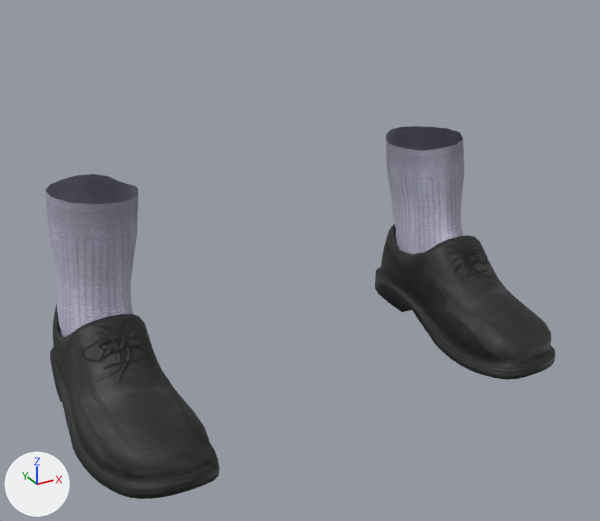
The glTF model app/assets/humans/male/shoes04.glb, before and after one commit.
Both versions are drawn from a 50 mm camera at (-0.374, -0.738, 0.457) aimed at (-0.015, -0.085, 0.131). Arrows for +X, +Y and +Z are at lower left; the lights stay in place. The picture after the commit comes second. Vertices at exactly the same position are counted once.

Objects in the first picture: 'part_shoes04'.
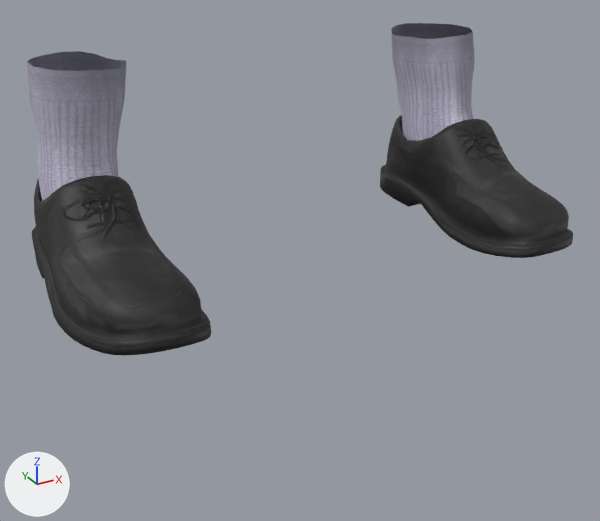
The newer file adds a shape key; the second version is drawn at full value of the shape key 'legs_short' of 'part_shoes04', and the change is written as the vertex moves it makes.

Location of each change, (x1, y1, x2, y2) in pixels of the pictures (600 x 521 px; the box of a moved part takes in the faces that stretch with it):
'part_shoes04', reshaped (7% wider, 11% shorter)
    before: (45, 126, 555, 499)
    after: (27, 23, 573, 355)
part 1 of me_shoes04, moved or reshaped
    before: (375, 224, 555, 380)
    after: (380, 115, 573, 258)
part 2 of me_shoes04, moved or reshaped
    before: (50, 305, 220, 499)
    after: (32, 175, 212, 355)
part 3 of me_shoes04, moved or reshaped
    before: (386, 126, 464, 254)
    after: (391, 23, 475, 141)
part 4 of me_shoes04, moved or reshaped
    before: (45, 174, 138, 337)
    after: (27, 51, 126, 201)

What the commit changed:
me_shoes04 is used by ob_part_shoes04; location (0.0, 0.0, 0.0).
me_shoes04 had 1722 vertices, 3320 faces and spanned x -0.255..0.255, y -0.212..0.058, z -0.003..0.211.
me_shoes04 now has 1722 vertices, 3320 faces and spans x -0.256..0.256, y -0.212..0.058, z 0.131..0.327.
me_shoes04 part 1: the loose piece of 717 vertices spanning x 0.147..0.255, y -0.212..0.058, z -0.003..0.105 is moved by (0.001, 0.0, 0.134).
me_shoes04 part 2: the loose piece of 717 vertices spanning x -0.255..-0.147, y -0.212..0.058, z -0.003..0.105 is moved by (-0.001, 0.0, 0.134).
me_shoes04 part 3: 144 of 1722 vertices moved; they spanned x 0.147..0.237, y -0.096..0.043, z 0.039..0.211 and now span x 0.148..0.238, y -0.096..0.043, z 0.173..0.327; mean shift (0.001, 0.0, 0.131); largest move (0.183, -0.094, 0.067) -> (0.184, -0.094, 0.201).
me_shoes04 part 4: 144 of 1722 vertices moved; they spanned x -0.237..-0.147, y -0.096..0.043, z 0.039..0.211 and now span x -0.238..-0.148, y -0.096..0.043, z 0.173..0.327; mean shift (-0.001, 0.0, 0.131); largest move (-0.183, -0.094, 0.067) -> (-0.184, -0.094, 0.201).
